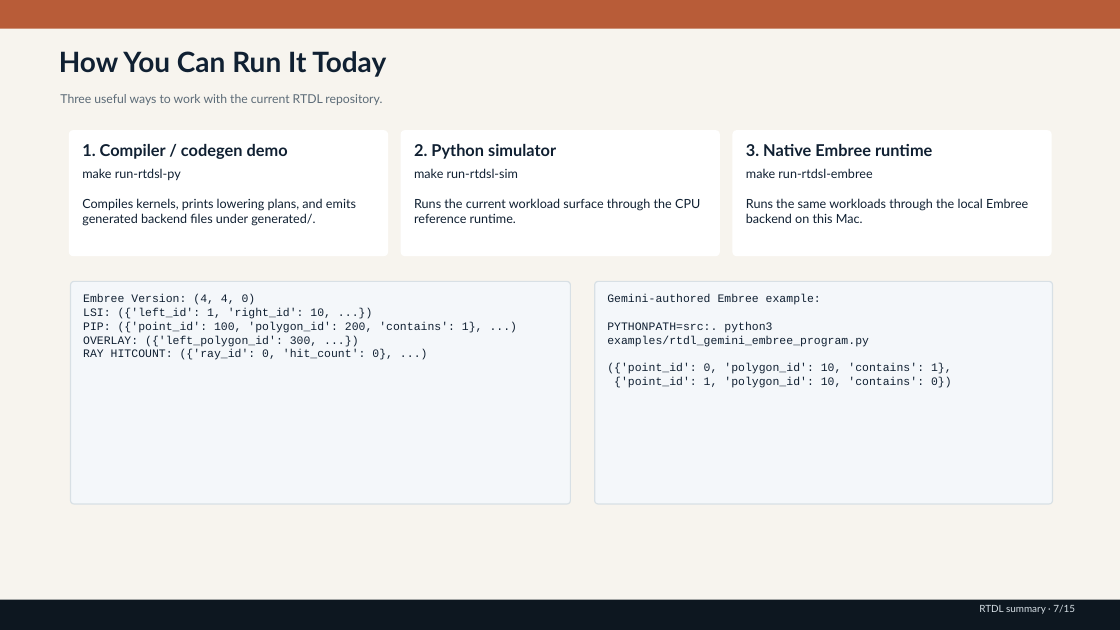
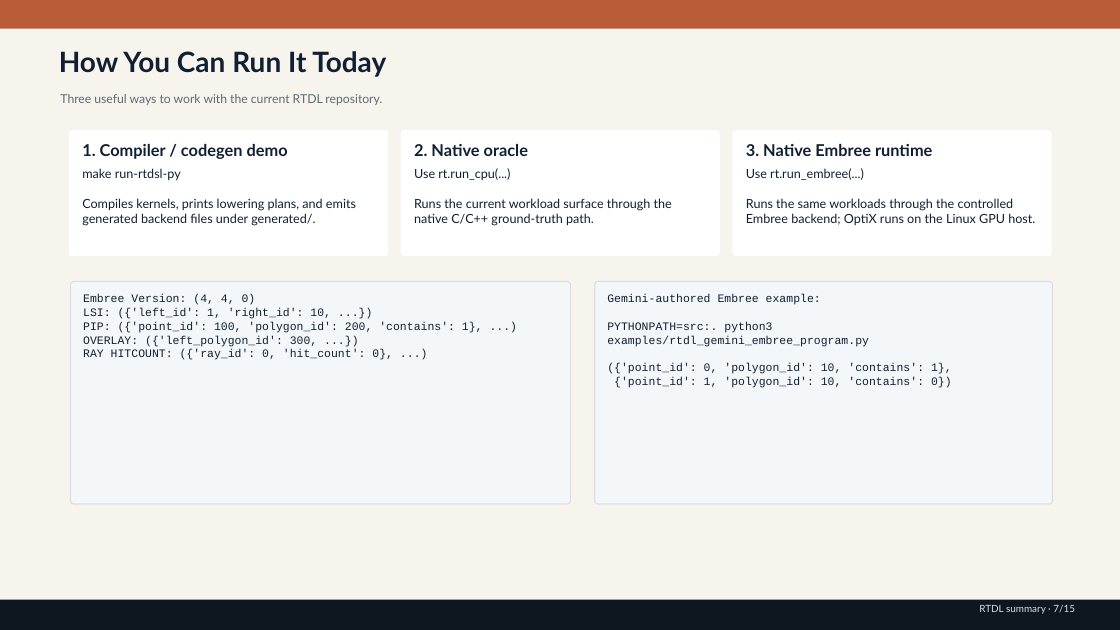
Before and after one commit to rubaolee/rtdl, a slide deck: slide 7 of rtdl_status_summary.pptx. Drawn at 1120x630 pixels with LibreOffice and Linux fonts; fonts in the diff are those of the drawing. Boxes give left, top, right and bottom in pixels: in the first picture for what was removed or moved away, otherwise in the second. Text is boxed around its words. In the diff, an @@ line names an element or a change of style, - is before the commit and + after.

```diff
--- a/rtdl_status_summary.pptx
+++ b/rtdl_status_summary.pptx
@@ text at (414, 144, 528, 156): text changed @@
-2. Python simulator
+2. Native oracle
@@ text at (414, 168, 672, 226): text changed @@
-make run-rtdsl-sim
-Runs the current workload surface through the CPU reference runtime.
+Use rt.run_cpu(...)
+Runs the current workload surface through the native C/C++ ground-truth path.
@@ text at (746, 168, 1035, 225): text changed @@
-make run-rtdsl-embree
-Runs the same workloads through the local Embree backend on this Mac.
+Use rt.run_embree(...)
+Runs the same workloads through the controlled Embree backend; OptiX runs on the Linux GPU host.
```
Also in this commit, not shown: 9 other slides changed, 12 other files.
